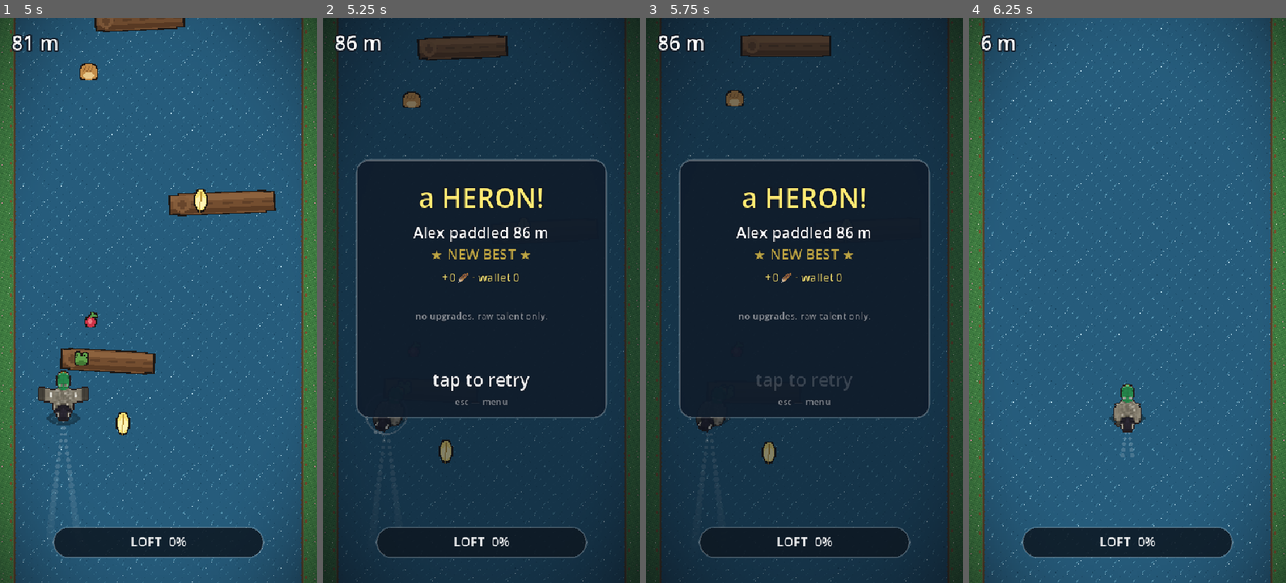
Above: before the commit, frames 1-4 (left to right).
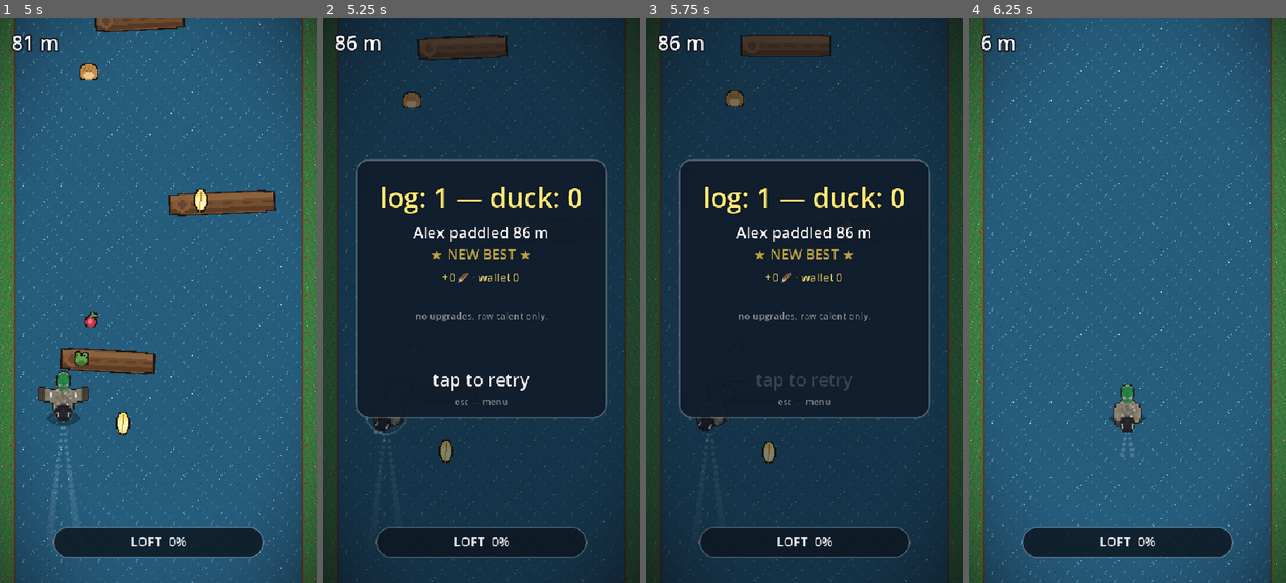
Above: after the commit, the same moments.

Repository: scottx611x/duckoducko
Game: Godot game, scene res://Main.tscn
Two runs of this game, one before a commit and one after it. Both use one fixed random seed, a clock stepped at 60 frames per second and the inputs below.
Inputs (mouse positions are in pixels of both pictures, inside the frame that each line leads up to):
- Up to frame 1 (5 s): click (158, 520) at 0.52 s; type "Alex" at 0.6 s; tap Enter at 1.25 s; move the mouse to (228, 272) at 1.27 s; tap M at 1.35, 2.85, 4.35 s; click (228, 272) at 1.42 s; tap Space at 1.52, 1.82, 4.52, 4.82 s; drag from (95, 328) to (142, 413) at 2.02 s; move the mouse to (190, 176) at 2.77 s; click (190, 176) at 2.92 s; drag from (142, 413) to (63, 215) at 3.52 s; move the mouse to (253, 385) at 4.27 s; click (253, 385) at 4.42 s
- Up to frame 2 (5.25 s): drag from (386, 215) to (433, 159) at 5.02 s
- Up to frame 3 (5.75 s): no input
- Up to frame 4 (6.25 s): move the mouse to (1143, 300) at 5.77 s; tap M at 5.85 s; click (1143, 300) at 5.92 s

Frame 1 is identical in both runs. In frame 2, 1.1% of the frame differs, in the area x 18-82%, y 29-35%; in frame 3, 1.1%; in frame 4, nothing differs.

Commit message:
Heron deaths get their own deck; logs stop framing Gerald
'a HERON!' was in the generic log-death WELL_DECK, so log deaths could
randomly blame a heron. Herons now draw from HERON_DECK (a HERON! /
GERALD?! / death from above. / the sky is rude.)

Co-Authored-By: Claude Fable 5 <noreply@anthropic.com>

Diff:
--- a/Main.gd
+++ b/Main.gd
@@ -22,7 +22,8 @@
 const LASER_W := 78.0
 
 const WELL_DECK := ["well.", "rude.", "that's a log.", "ok.", "hm.", "a tragedy.", "splash.",
-	"a HERON!", "physics.", "the audacity.", "log: 1 — duck: 0", "*sad quack*"]
+	"physics.", "the audacity.", "log: 1 — duck: 0", "*sad quack*"]
+const HERON_DECK := ["a HERON!", "GERALD?!", "death from above.", "the sky is rude."]
 
 # roguelike drafts (DESIGN §12): every 400m the river pauses and deals 3 upgrades.
 # rarity: 0=common, 1=rare (blue), 2=epic (gold) — weighted deal, colored cards.
@@ -1243,7 +1244,7 @@
 					ripples.append({"x": e.x, "y": e.y, "t": 0.0, "max": 110.0})
 					enemies.erase(e)
 					return
-				die("a HERON!")
+				die(HERON_DECK[randi() % HERON_DECK.size()])
 				return
 
 func _collect(it: Dictionary) -> void:
